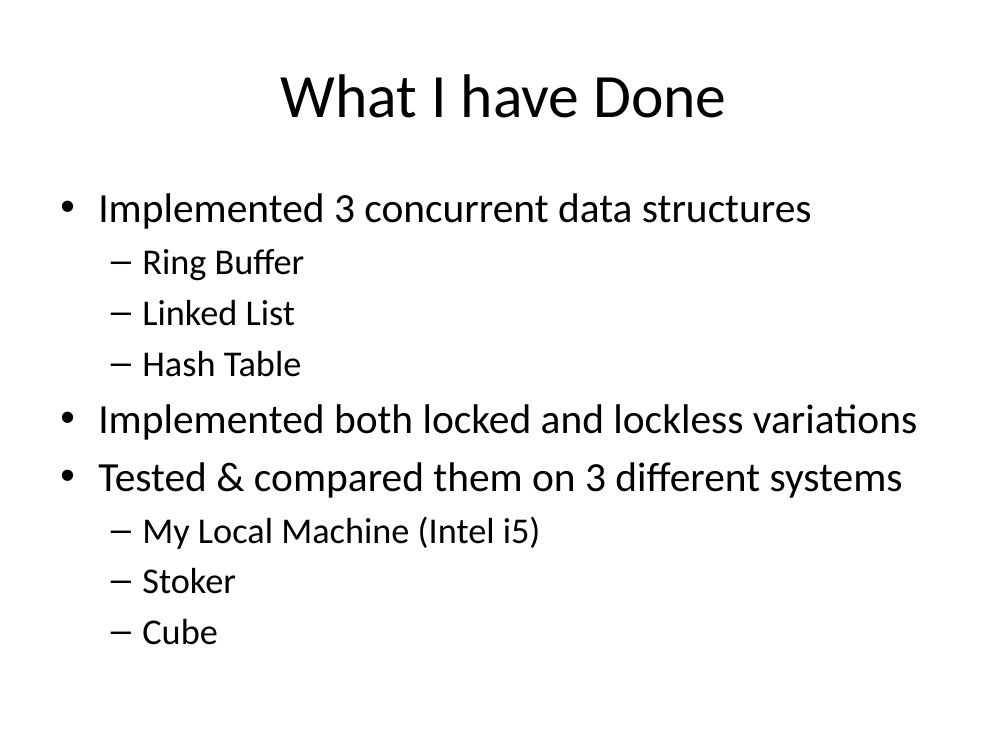
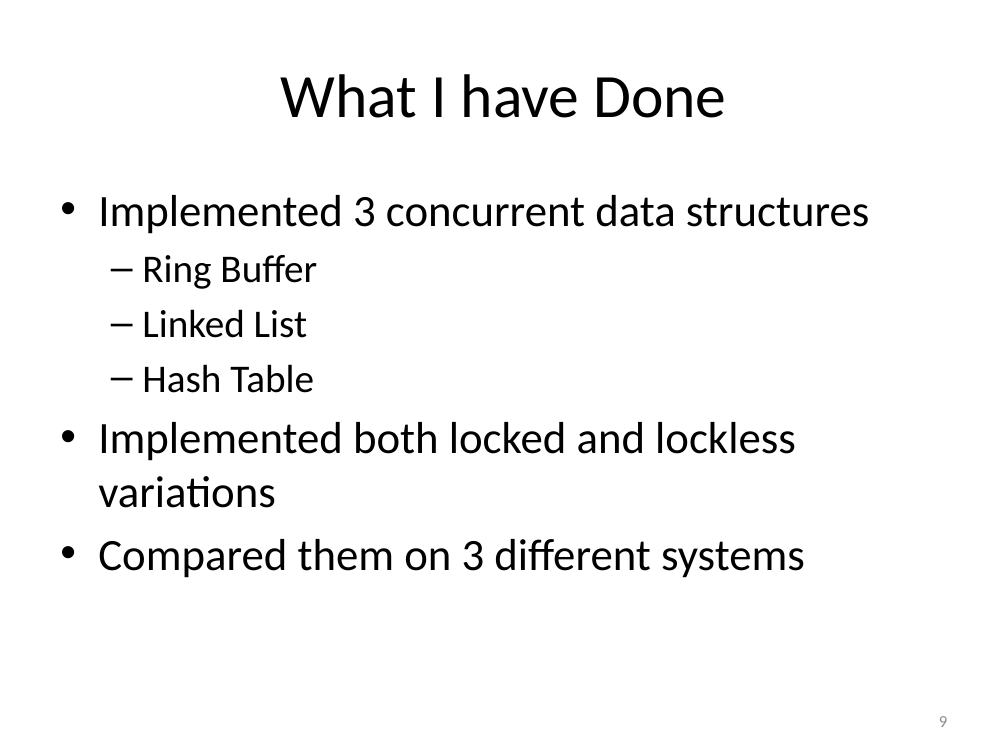
Before and after one commit to gibsonma/FYP, a slide deck: slide 9 of Report/FYP_Presentation.pptx (slide 6 before the commit). Drawn at 1008x756 pixels with LibreOffice and Linux fonts; fonts in the diff are those of the drawing. Boxes give left, top, right and bottom in pixels: in the first picture for what was removed or moved away, otherwise in the second. Text is boxed around its words. In the diff, an @@ line names an element or a change of style, - is before the commit and + after.

Commit message:
Added to the report, added data tables for all variations of the hash table and updated the presentation

```diff
--- a/Report/FYP_Presentation.pptx
+++ b/Report/FYP_Presentation.pptx
@@ text at (x1=98, y1=195, x2=869, y2=508): size 29.6 to 32 pt in "Implemented 3 concurrent data structures", "Implemented both locked and lockless variations"; size 25.9 to 28 pt in "Ring Buffer", "Linked List", "Hash Table" @@
@@ text at (x1=98, y1=539, x2=805, y2=578): text changed; size 29.6 to 32 pt @@
-• Tested & compared them on 3 different systems
-  – My Local Machine (Intel i5)
-  – Stoker
-  – Cube
+• Compared them on 3 different systems
@@ page number added at (x1=939, y1=716, x2=947, y2=727), 12 pt, text #8C8C8C @@
+9
```
Also in this commit, not shown: 12 other slides changed, 11 slides added, 2 slides removed, 47 other files.
